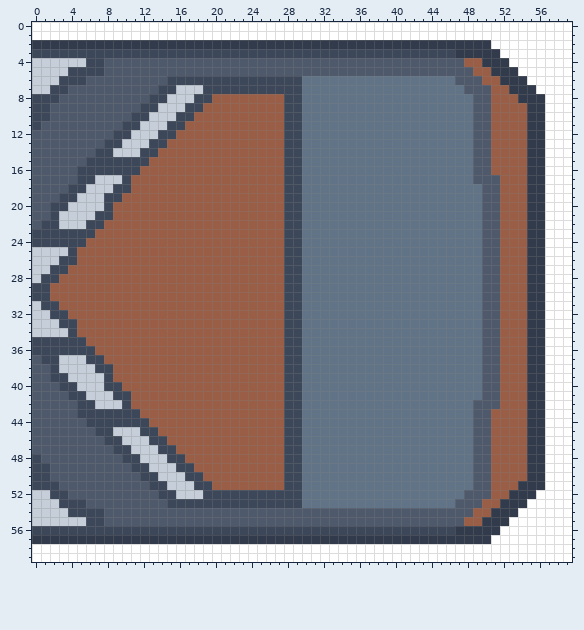
A pixel-art sprite gets an edit: SchiffeVersenken/src/Images/bootH22.png. The picture above was drawn from the file before the commit.
The file is 60x60 pixels. Colours within 5 levels of each other are drawn and written as one.
Once edited:
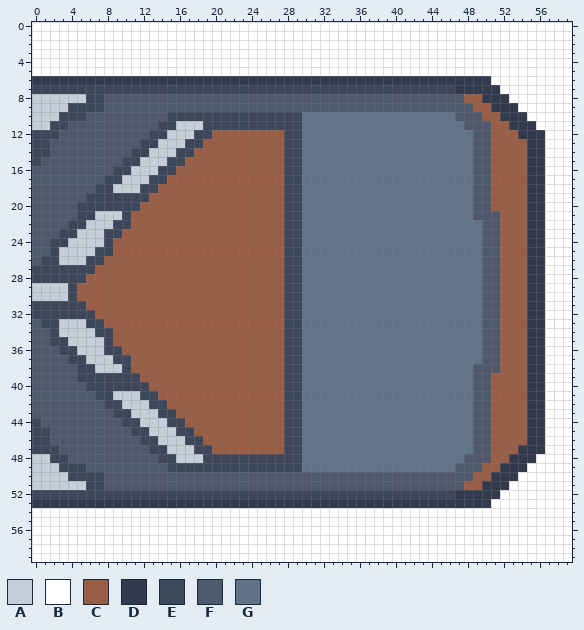
Palette (. is transparent): A #c6cfd9  B #ffffff  C #9a5e46  D #313b4c  E #3c4759  F #4e596b  G #617387
The exact change:
y 2: x 0..50 DDDDDDDDDDDDDDDDDDDDDDDDDDDDDDDDDDDDDDDDDDDDDDDDDDD -> BBBBBBBBBBBBBBBBBBBBBBBBBBBBBBBBBBBBBBBBBBBBBBBBBBB
y 3: x 0..51 EEEEEEEEEEEEEEEEEEEEEEEEEEEEEEEEEEEEEEEEEEEEEEEDDDDD -> BBBBBBBBBBBBBBBBBBBBBBBBBBBBBBBBBBBBBBBBBBBBBBBBBBBB
y 4: x 0..52 AAAAAAEEFFFFFFFFFFFFFFFFFFFFFFFFFFFFFFFFFFFFFFFFCCDDD -> BBBBBBBBBBBBBBBBBBBBBBBBBBBBBBBBBBBBBBBBBBBBBBBBBBBBB
y 5: x 0..53 AAAAEEEEFFFFFFFFFFFFFFFFFFFFFFFFFFFFFFFFFFFFFFFFFCCDDD -> BBBBBBBBBBBBBBBBBBBBBBBBBBBBBBBBBBBBBBBBBBBBBBBBBBBBBB
y 6: x 0..54 AAAEEEFFFFFFFFFEEEEEEEEEEEEEEEGGGGGGGGGGGGGGGGGFFFCCDDD -> DDDDDDDDDDDDDDDDDDDDDDDDDDDDDDDDDDDDDDDDDDDDDDDDDDDBBBB
y 7: x 0..1 AA -> EE; x 4..13 FFFFFFFFFF -> EEEEEEEEEE; x 16..18 AAA -> EEE; x 30..55 GGGGGGGGGGGGGGGGGGFFFCCDDD -> EEEEEEEEEEEEEEEEEDDDDDBBBB
y 8: x 0..7 EEEFFFFF -> AAAAAAEE; x 13..56 EEAAAEECCCCCCCCEEGGGGGGGGGGGGGGGGGGGFFCCCDDD -> FFFFFFFFFFFFFFFFFFFFFFFFFFFFFFFFFFFCCDDDBBBB
y 9: x 0..7 EEFFFFFF -> AAAAEEEE; x 12..56 EEAAAEECCCCCCCCCEEGGGGGGGGGGGGGGGGGGGFFCCCCDD -> FFFFFFFFFFFFFFFFFFFFFFFFFFFFFFFFFFFFFCCDDDBBB
y 10: x 0..5 EEFFFF -> AAAEEE; x 11..15 EEAAA -> FFFFE; x 18..27 CCCCCCCCCC -> EEEEEEEEEE; x 47..48 GG -> FF; x 50 F -> C; x 52..56 CCCDD -> DDDBB
y 11: x 0..3 EFFF -> AAEE; x 10..14 EEAAA -> FFFFE; x 16..27 ECCCCCCCCCCC -> AAAEEEEEEEEE; x 48 G -> F; x 53..54 CC -> DD; x 56 D -> B
y 12: x 0..2 FFF -> EEE; x 9..13 EEAAA -> FFFFE; x 15..19 ECCCC -> AAAEE; x 54 C -> D
y 13: x 0..1 FF -> EE; x 8..12 EEAAA -> FFFFE; x 14..18 ECCCC -> AAAEE
y 14: x 0..1 FF -> EE; x 7..11 EEAAA -> FFFFE; x 13..17 ECCCC -> AAAEE
y 15: x 0 F -> E; x 6..9 EEEE -> FFFF; x 12..16 ECCCC -> AAAEE
y 16: x 5..8 EEEE -> FFFF; x 11..15 ECCCC -> AAAEE
y 17: x 5..14 EEAAAECCCC -> FFFEEAAAEE; x 51 F -> C
y 18: x 4..13 EEAAAEECCC -> FFFEEAAAEE; x 49 G -> F; x 51 F -> C
y 19: x 3..7 EEAAA -> FFFEE; x 10..12 CCC -> EEE; x 49 G -> F; x 51 F -> C
y 20: x 2..7 EEAAAA -> FFFEEE; x 9..11 CCC -> EEE; x 49 G -> F; x 51 F -> C
y 21: x 2..10 EAAAAEECC -> FFFEEAAAE; x 49 G -> F
y 22: x 1..10 EEAAAEECCC -> FFFEEAAAEE
y 23: x 0..2 EEE -> FFF; x 5..9 EECCC -> AAAEE
y 24: x 0..1 EE -> FF; x 4..8 EECCC -> AAAAE
y 25: x 0..2 AAA -> FFE; x 4..8 ECCCC -> AAAEE
y 26: x 0..7 AAAEECCC -> FEEAAAEE
y 27: x 0..1 AA -> EE; x 4..6 CCC -> EEE
y 28: x 0 A -> E; x 3..5 CCC -> EEE
y 29..30: x 0..4 EECCC -> AAAAE
y 31: x 0 A -> E; x 3..5 CCC -> EEE
y 32: x 0..1 AA -> EE; x 4..6 CCC -> EEE
y 33: x 0..7 AAAEECCC -> FEEAAAEE
y 34: x 0..2 AAA -> FFE; x 4..8 ECCCC -> AAAEE
y 35: x 0..1 EE -> FF; x 4..8 EECCC -> AAAAE
y 36: x 0..2 EEE -> FFF; x 5..9 EECCC -> AAAEE
y 37: x 1..10 EEAAAEECCC -> FFFEEAAAEE
y 38: x 2..10 EAAAAEECC -> FFFEEAAAE; x 49 G -> F
y 39: x 2..7 EEAAAA -> FFFEEE; x 9..11 CCC -> EEE; x 49 G -> F; x 51 F -> C
y 40: x 3..7 EEAAA -> FFFEE; x 10..12 CCC -> EEE; x 49 G -> F; x 51 F -> C
y 41: x 4..13 EEAAAEECCC -> FFFEEAAAEE; x 49 G -> F; x 51 F -> C
y 42: x 5..14 EEAAAECCCC -> FFFEEAAAEE; x 51 F -> C
y 43: x 5..8 EEEE -> FFFF; x 11..15 ECCCC -> AAAEE
y 44: x 0 F -> E; x 6..9 EEEE -> FFFF; x 12..16 ECCCC -> AAAEE
y 45: x 0..1 FF -> EE; x 7..11 EEAAA -> FFFFE; x 13..17 ECCCC -> AAAEE
y 46: x 0..1 FF -> EE; x 8..12 EEAAA -> FFFFE; x 14..18 ECCCC -> AAAEE
y 47: x 0..2 FFF -> EEE; x 9..13 EEAAA -> FFFFE; x 15..19 ECCCC -> AAAEE; x 54 C -> D
y 48: x 0..3 EFFF -> AAEE; x 10..14 EEAAA -> FFFFE; x 16..27 ECCCCCCCCCCC -> AAAEEEEEEEEE; x 48 G -> F; x 53..54 CC -> DD; x 56 D -> B
y 49: x 0..5 EEFFFF -> AAAEEE; x 11..15 EEAAA -> FFFFE; x 18..27 CCCCCCCCCC -> EEEEEEEEEE; x 47..48 GG -> FF; x 50 F -> C; x 52..56 CCCDD -> DDDBB
y 50: x 0..7 EEFFFFFF -> AAAAEEEE; x 12..56 EEAAAEECCCCCCCCCEEGGGGGGGGGGGGGGGGGGGFFCCCCDD -> FFFFFFFFFFFFFFFFFFFFFFFFFFFFFFFFFFFFFCCDDDBBB
y 51: x 0..7 EEEFFFFF -> AAAAAAEE; x 13..56 EEAAAEECCCCCCCCEEGGGGGGGGGGGGGGGGGGGFFCCCDDD -> FFFFFFFFFFFFFFFFFFFFFFFFFFFFFFFFFFFCCDDDBBBB
y 52: x 0..1 AA -> EE; x 4..13 FFFFFFFFFF -> EEEEEEEEEE; x 16..18 AAA -> EEE; x 30..55 GGGGGGGGGGGGGGGGGGFFFCCDDD -> EEEEEEEEEEEEEEEEEDDDDDBBBB
y 53: x 0..54 AAAEEEFFFFFFFFFEEEEEEEEEEEEEEEGGGGGGGGGGGGGGGGGFFFCCDDD -> DDDDDDDDDDDDDDDDDDDDDDDDDDDDDDDDDDDDDDDDDDDDDDDDDDDBBBB
y 54: x 0..53 AAAAEEEEFFFFFFFFFFFFFFFFFFFFFFFFFFFFFFFFFFFFFFFFFCCDDD -> BBBBBBBBBBBBBBBBBBBBBBBBBBBBBBBBBBBBBBBBBBBBBBBBBBBBBB
y 55: x 0..52 AAAAAAEEFFFFFFFFFFFFFFFFFFFFFFFFFFFFFFFFFFFFFFFFCCDDD -> BBBBBBBBBBBBBBBBBBBBBBBBBBBBBBBBBBBBBBBBBBBBBBBBBBBBB
y 56: x 0..51 EEEEEEEEEEEEEEEEEEEEEEEEEEEEEEEEEEEEEEEEEEEEEEEDDDDD -> BBBBBBBBBBBBBBBBBBBBBBBBBBBBBBBBBBBBBBBBBBBBBBBBBBBB
y 57: x 0..50 DDDDDDDDDDDDDDDDDDDDDDDDDDDDDDDDDDDDDDDDDDDDDDDDDDD -> BBBBBBBBBBBBBBBBBBBBBBBBBBBBBBBBBBBBBBBBBBBBBBBBBBB
